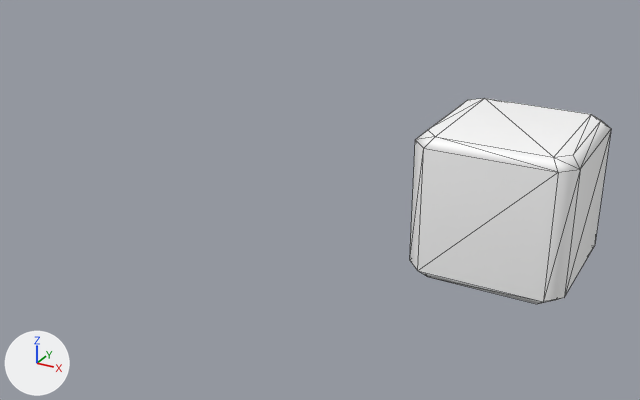
Two versions of the FBX model Reference/Resource/Mesh/Animation/Effect/E_SP_Hit_Training.fbx, one commit apart.
Both versions are drawn from a 50 mm lens placed at (0.0121, -0.043, 0.0286), pointed at (-0.0113, -0.0004, 0.0073). Arrows for +X, +Y and +Z are at lower left; the lights stay in place. Mesh edges are drawn as thin lines. Where no turn or scale is listed for an object, it has been applied to the vertices.

Objects in the first picture: 'damage00'.
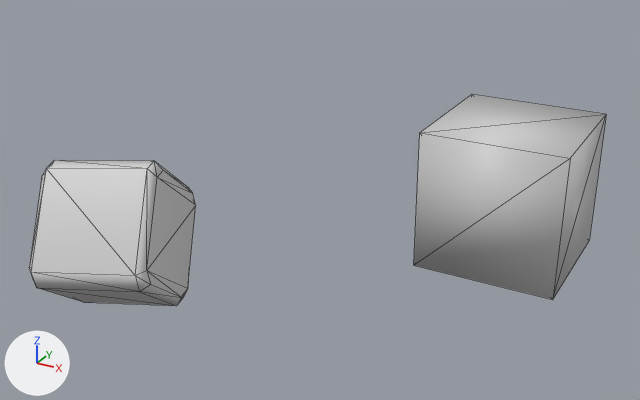
Pixel boxes (x1, y1, x2, y2) of what changed, in the pictures (640 x 400 px):
```json
{"object": "damage00", "change": "surface changed, moved, turned", "before": [410, 98, 611, 304], "after": [29, 160, 196, 306]}
{"object": "damage_color1", "change": "surface changed, rescaled", "after": [414, 94, 606, 299], "on screen": "not visible before"}
```

Edits to the scene script, one JSON object a line:
```json
{"op": "add", "block": "img_e_sp_hit_training_png", "code": ["img_e_sp_hit_training_png = load_image('E_SP_Hit_Training.png', 'E_SP_Hit_Training.png', 1024, 1024, 'sRGB')"]}
{"op": "remove", "block": "mat_lambert1", "code": "mat_lambert1.base_color = (1.0, 1.0, 1.0)  # white #ffffff"}
{"op": "set", "path": "mat_lambert1.roughness", "old": "0.553", "new": "0.5"}
{"op": "add", "block": "mat_lambert1", "code": "mat_lambert1.texture = img_e_sp_hit_training_png  # with its transparency"}
{"op": "set", "path": "ob_damage_color1.scale", "old": "(1.0, 1.0, 1.0)", "new": "(2.0, 2.0, 2.0)"}
{"op": "set", "path": "ob_damage00.location", "old": "(0.0, 0.983, 0.0)", "new": "(-2.546, 0.27, 0.275)"}
{"op": "set", "path": "ob_damage00.rotation_euler", "old": "(0.0, 0.0, 0.0)", "new": "(0.376, 2.545, -1.28)", "note": "degrees (0, 0, 0) -> degrees (22, 146, -73)"}
```
